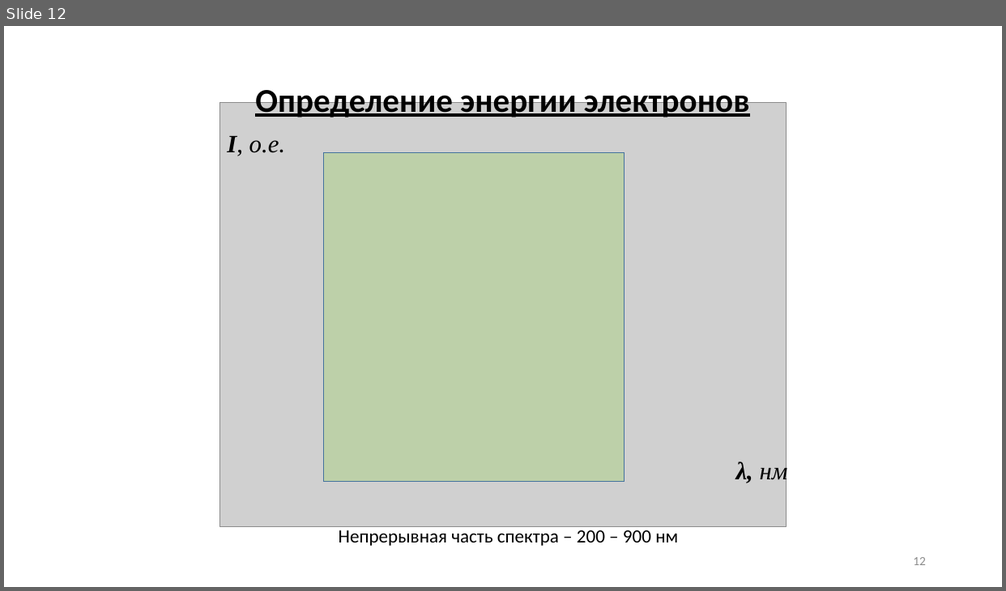
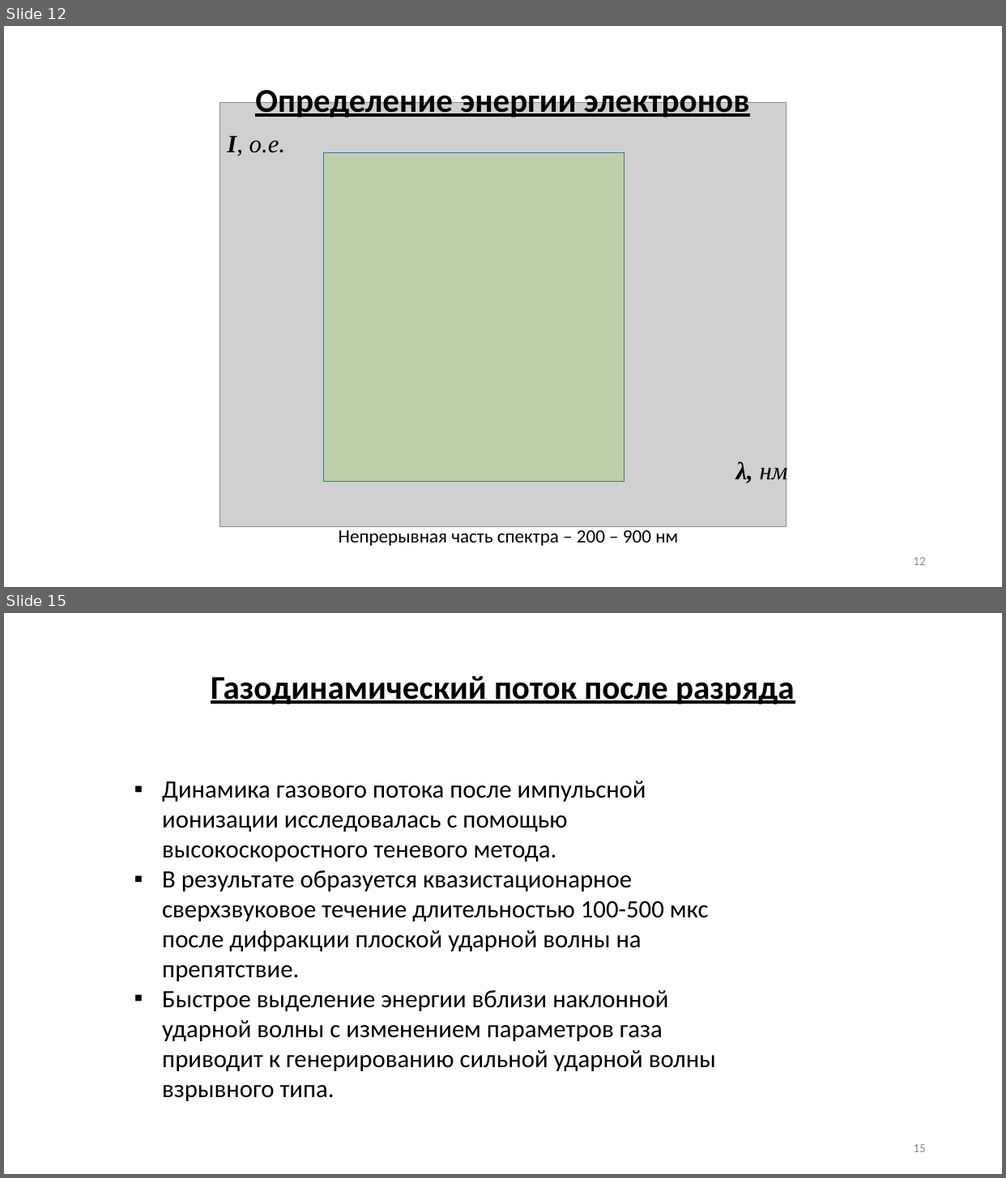
Before and after one commit to ulanich/msu, a slide deck: конференция/конференция.pptx. Shown one above the other, each under a label of ours: slide 12 before the commit, slides 12 and 15 after it; the slides between them are not shown. The pictures are 1006x591 and 1006x1178 pixels, drawn with LibreOffice and Linux fonts; fonts in the diff are those of the drawing; grey boxes stand for pictures. Boxes give left, top, right and bottom in pixels: in the first picture for what was removed or moved away, otherwise in the second. Text is boxed around its words. In the diff, an @@ line names an element or a change of style, - is before the commit and + after.

```diff
--- a/конференция/конференция.pptx
+++ b/конференция/конференция.pptx
@@ slide 15 added at bbox=[4, 613, 1002, 1174], background #FFFFFF @@
@@ text added at bbox=[211, 676, 794, 705], 32 pt, text #000000, bold, underline @@
+Газодинамический поток после разряда
@@ text added at bbox=[162, 781, 716, 1101], 24 pt, text #000000 @@
+▪ Динамика газового потока после импульсной ионизации исследовалась с помощью высокоскоростного теневого метода.
+▪ В результате образуется квазистационарное сверхзвуковое течение длительностью 100-500 мкс после дифракции плоской ударной волны на препятствие.
+▪ Быстрое выделение энергии вблизи наклонной ударной волны с изменением параметров газа приводит к генерированию сильной ударной волны взрывного типа.
@@ page number added at bbox=[913, 1144, 926, 1152], 12 pt, text #8C8C8C @@
+15
```
Also in this commit, not shown: 8 slides changed, 2 other slides added, 1 slide removed.
